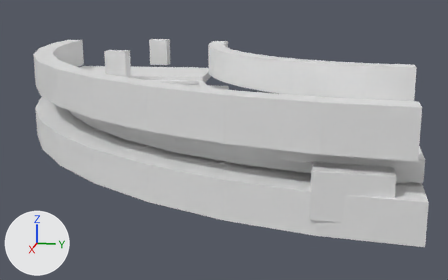
One commit to the glTF model assets/source/infrastructure/directorate/conveyors/models/curve_90_right/disconnected_lod1.glb: the scene before it, then after it.
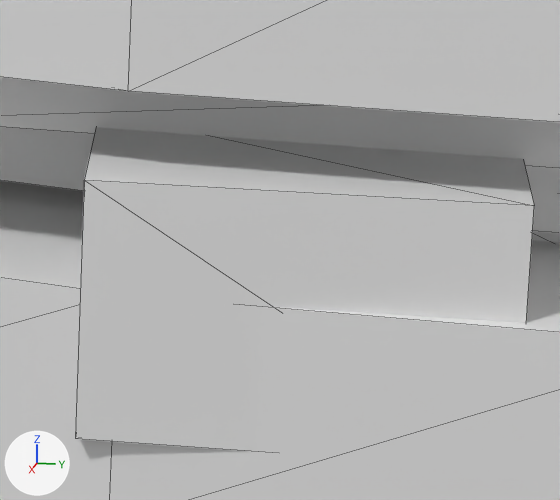
Old and new are each drawn whole from a 50 mm lens placed at (0.5628, -0.0362, 0.3982), pointed at (0.1327, -0.1222, 0.2907) and again close up on the part from 66% to 90% of the width and 49% to 83% of the height. The axes (+X, +Y, +Z) are drawn at lower left. The lights are the same throughout. The first two pictures are the older version. The close-ups show mesh edges as thin lines. Vertices at exactly the same position are counted once.

The first close-up shows 'disconnected_lod1'.
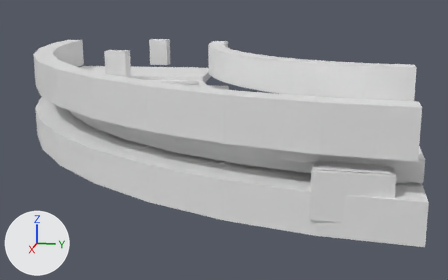
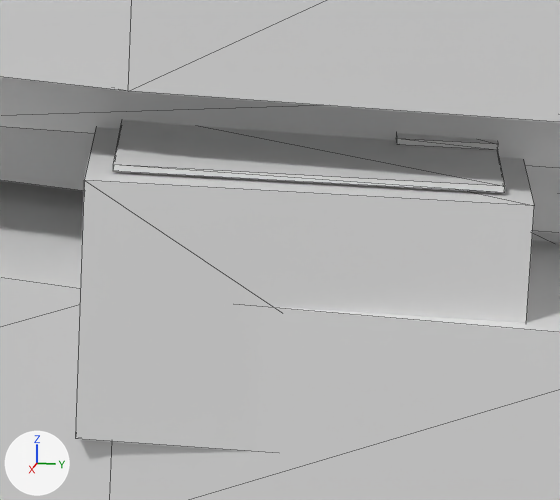
Location of each change, (x1, y1, x2, y2) in pixels of the close-ups (560 x 500 px):
```json
{"part": 1, "of": "me_disconnected_lod1", "change": "added", "after": [113, 120, 505, 193]}
{"part": 2, "of": "me_disconnected_lod1", "change": "added", "after": [396, 133, 498, 150]}
```

The change, as JSON lines over the scene's bpy script:
```json
{"block": "me_disconnected_lod1", "where": "# used by ob_disconnected_lod1; location = (0.0, 0.0, 0.0)"}
{"op": "remove", "block": "me_disconnected_lod1", "code": "me_disconnected_lod1.from_pydata(...)  # 416 vertices, 728 faces; spans x -0.039..0.3, y -0.3..0.005, z 0.289..0.35"}
{"op": "add", "block": "me_disconnected_lod1", "code": "me_disconnected_lod1.from_pydata(...)  # 432 vertices, 752 faces; spans x -0.039..0.3, y -0.3..0.005, z 0.289..0.35"}
{"block": "me_disconnected_lod1", "change": "me_disconnected_lod1 part 1: a new loose piece, a box spanning x 0.27778..0.295, y -0.04778..-0.01611, z 0.31972..0.32028"}
{"block": "me_disconnected_lod1", "change": "me_disconnected_lod1 part 2: a new loose piece, a box spanning x 0.27778..0.28444, y -0.02444..-0.01611, z 0.32033..0.32089"}
```
